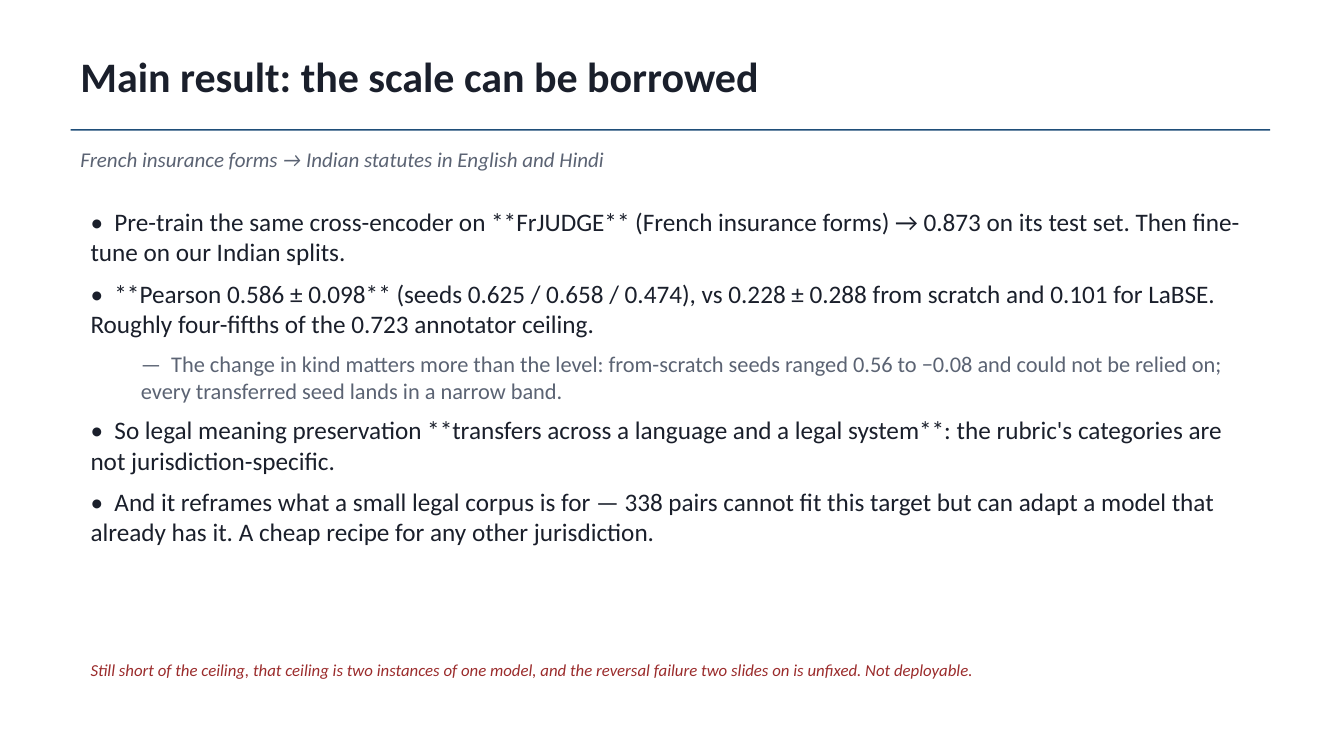
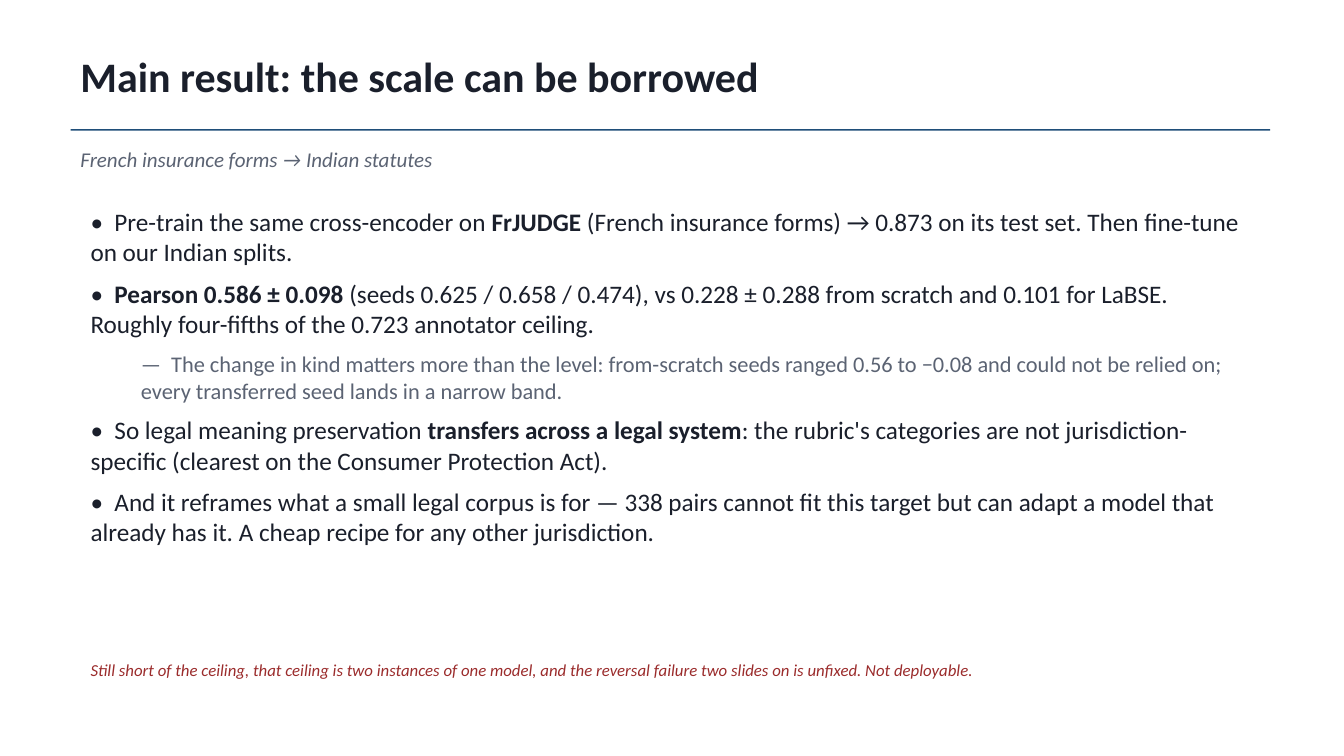
Before and after one commit to atharv-0509/legal-meaning-preservation-hi-en, a slide deck: slide 17 of paper/out/LMP_slides.pptx. Drawn at 1344x756 pixels with LibreOffice and Linux fonts; fonts in the diff are those of the drawing. Boxes give left, top, right and bottom in pixels: in the first picture for what was removed or moved away, otherwise in the second. Text is boxed around its words. In the diff, an @@ line names an element or a change of style, - is before the commit and + after.

```diff
--- a/paper/out/LMP_slides.pptx
+++ b/paper/out/LMP_slides.pptx
@@ text at (80,152,432,170): text changed @@
-French insurance forms → Indian statutes in English and Hindi
+French insurance forms → Indian statutes
@@ text at (91,212,1238,338): text changed @@
-• Pre-train the same cross-encoder on **FrJUDGE** (French insurance forms) → 0.873 on its test set. Then fine-tune on our Indian splits.
-• **Pearson 0.586 ± 0.098** (seeds 0.625 / 0.658 / 0.474), vs 0.228 ± 0.288 from scratch and 0.101 for LaBSE. Roughly four-fifths of the 0.723 annotator ceiling.
+• Pre-train the same cross-encoder on FrJUDGE (French insurance forms) → 0.873 on its test set. Then fine-tune on our Indian splits.
+• Pearson 0.586 ± 0.098 (seeds 0.625 / 0.658 / 0.474), vs 0.228 ± 0.288 from scratch and 0.101 for LaBSE. Roughly four-fifths of the 0.723 annotator ceiling.
@@ text at (91,421,1187,474): text changed @@
-• So legal meaning preservation **transfers across a language and a legal system**: the rubric's categories are not jurisdiction-specific.
+• So legal meaning preservation transfers across a legal system: the rubric's categories are not jurisdiction-specific (clearest on the Consumer Protection Act).
```
Also in this commit, not shown: 13 other slides changed, 8 other files.
